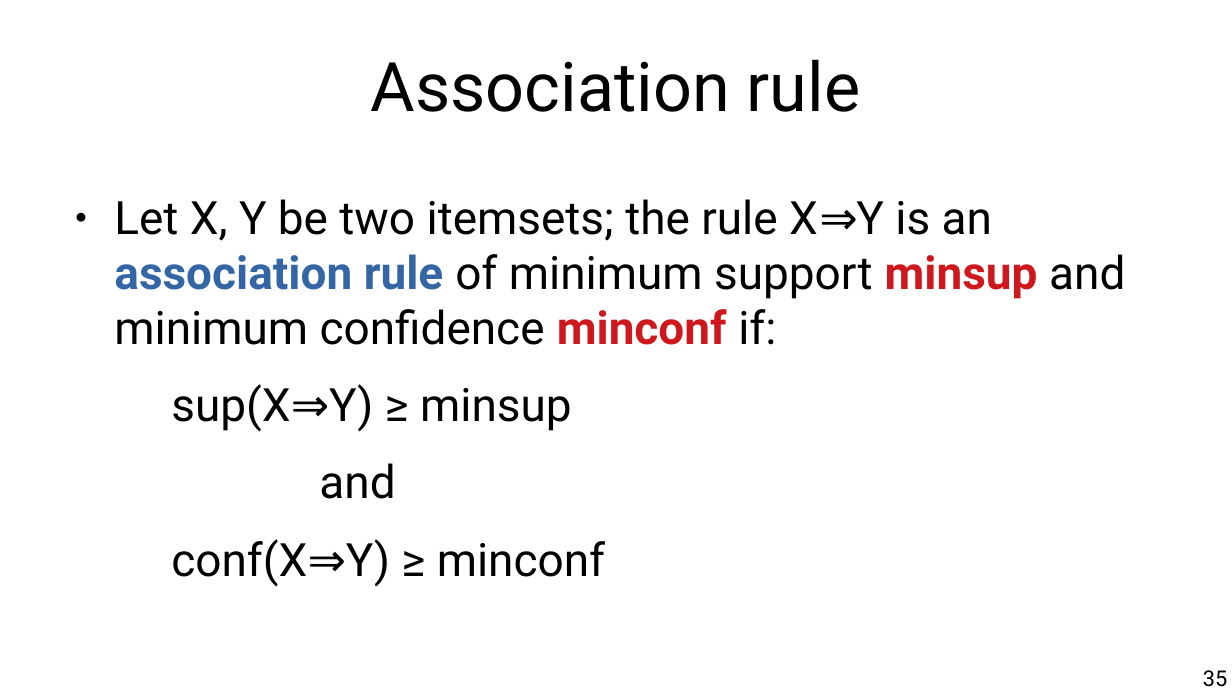
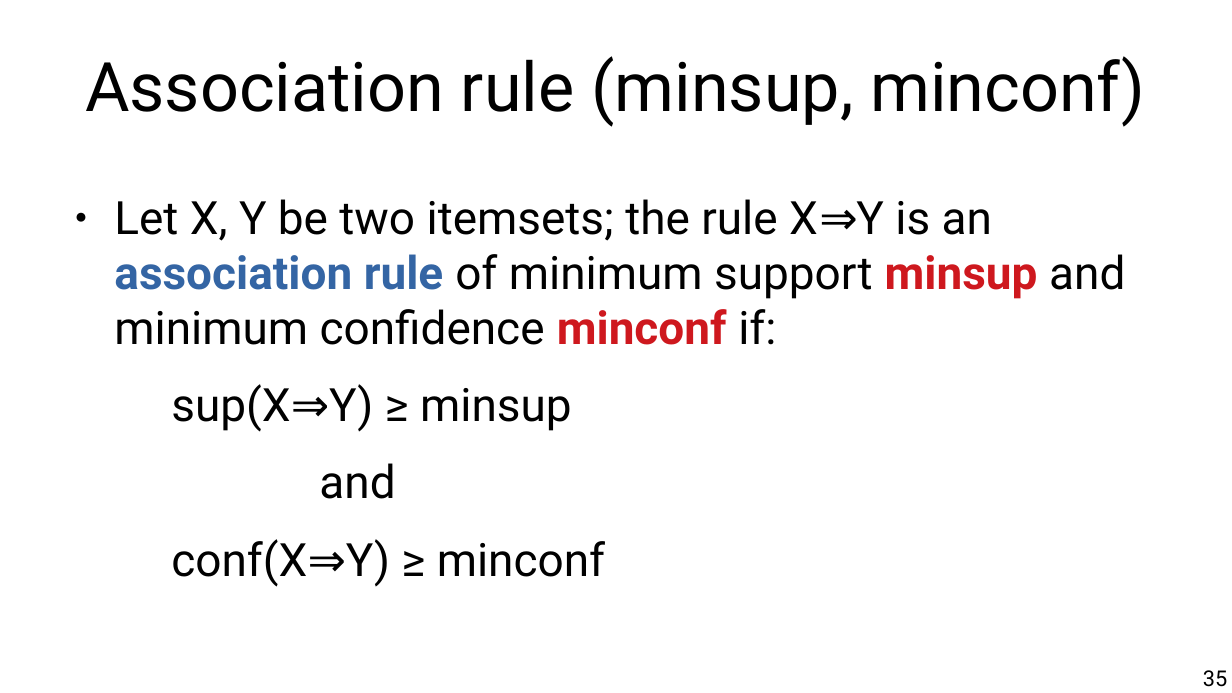
Before and after one commit to chatox/data-mining-course, a slide deck: slide 35 of theory/tt05_itemsets.odp. Drawn at 1232x693 pixels with LibreOffice and Linux fonts; fonts in the diff are those of the drawing. Boxes give left, top, right and bottom in pixels: in the first picture for what was removed or moved away, otherwise in the second. Text is boxed around its words. In the diff, an @@ line names an element or a change of style, - is before the commit and + after.

```diff
--- a/theory/tt05_itemsets.odp
+++ b/theory/tt05_itemsets.odp
@@ title at (85, 56, 1145, 127): text changed @@
-Association rule
+Association rule (minsup, minconf)
```
Also in this commit, not shown: 14 other slides changed, 1 slide added, 39 slides removed, 1 other file.
